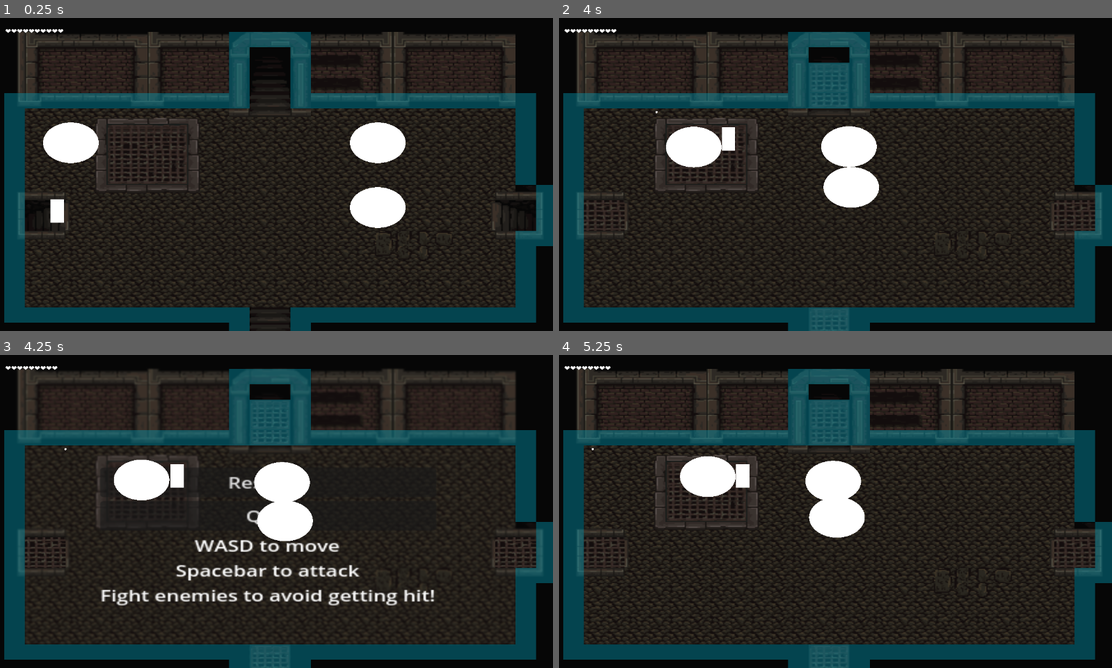
Above: before the commit, frames 1-4 (two rows, left to right).
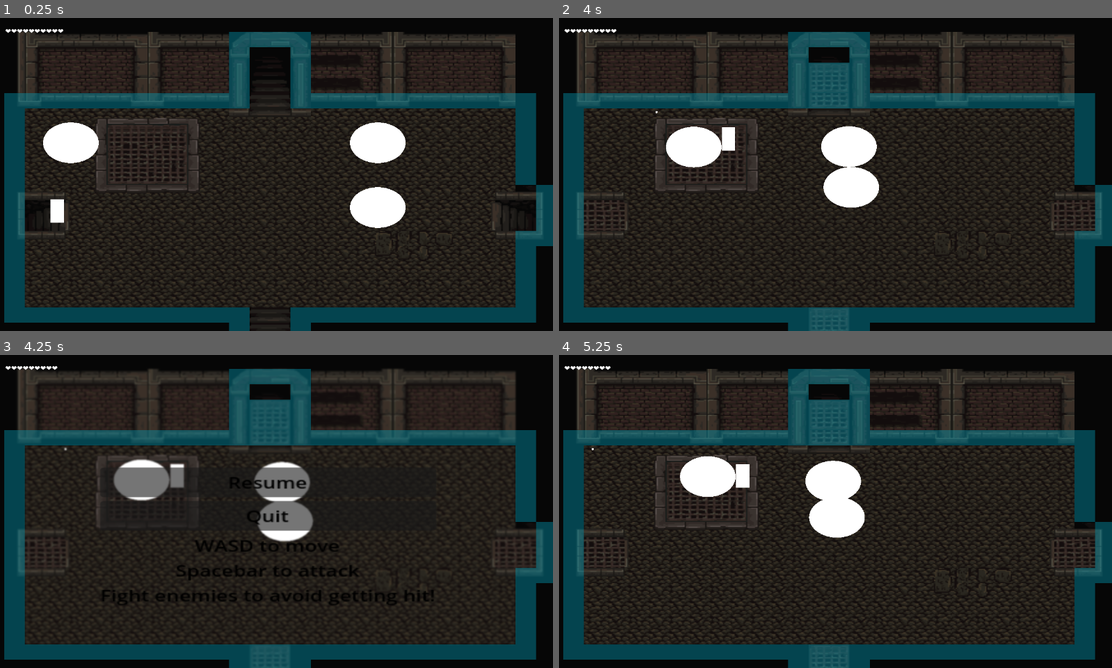
Above: after the commit, the same moments.

Repository: WilliamKluck/CSS385_Project
Game: Godot game, scene res://Scenes/room.tscn
Two runs of this game, one before a commit and one after it. Both use one fixed random seed, a clock stepped at 60 frames per second and the inputs below.
Inputs:
- Up to frame 1 (0.25 s): no input
- Up to frame 2 (4 s): hold D (move_right) 0.53-1.28 s; hold Space (shoot) 0.53-1.28 s; hold S (move_down) 1.28-2.03 s; tap Space (shoot) at 1.35, 2.85 s; hold D (move_right) 2.03-2.78 s; hold Space (shoot) 2.03-2.78 s; hold W (move_up) 2.78-3.53 s; hold Left (move_left) from 3.53 s (still down); hold Space (shoot) from 3.53 s (still down)
- Up to frame 3 (4.25 s): keep holding Left (move_left); keep holding Space (shoot); tap Escape (pause) at 4.15 s
- Up to frame 4 (5.25 s): release Space (shoot) at 4.28 s; tap Space (shoot) at 4.35 s; release Left (move_left) at 5 s; click "Resume" at 5 s

Frames 1-2 are identical in both runs. In frame 3, 5.8% of the frame differs, in the area x 11-79%, y 29-81%; in frame 4, nothing differs.

Commit message:
pause fixes

Diff:
--- a/Scenes/room.tscn
+++ b/Scenes/room.tscn
@@ -2095,6 +2095,7 @@
 
 [node name="PauseMenu" parent="." instance=ExtResource("7_bxa4p")]
 visible = false
+z_index = 2
 offset_left = 59.1958
 offset_top = 39.0765
 offset_right = 59.1958
--- a/UI/pause_menu.tscn
+++ b/UI/pause_menu.tscn
@@ -37,14 +37,21 @@
 
 [node name="Resume" type="Button" parent="MarginContainer/VBoxContainer"]
 layout_mode = 2
+theme_override_colors/font_hover_pressed_color = Color(0, 0, 0, 1)
+theme_override_colors/font_hover_color = Color(0, 0, 0, 1)
+theme_override_colors/font_color = Color(0, 0, 0, 1)
 text = "Resume"
 
 [node name="Quit" type="Button" parent="MarginContainer/VBoxContainer"]
 layout_mode = 2
+theme_override_colors/font_hover_pressed_color = Color(0, 0, 0, 1)
+theme_override_colors/font_hover_color = Color(0, 0, 0, 1)
+theme_override_colors/font_color = Color(0, 0, 0, 1)
 text = "Quit"
 
 [node name="Instructions" type="Label" parent="MarginContainer/VBoxContainer"]
 layout_mode = 2
+theme_override_colors/font_color = Color(0, 0, 0, 1)
 text = "WASD to move
 Spacebar to attack
 Fight enemies to avoid getting hit!"
